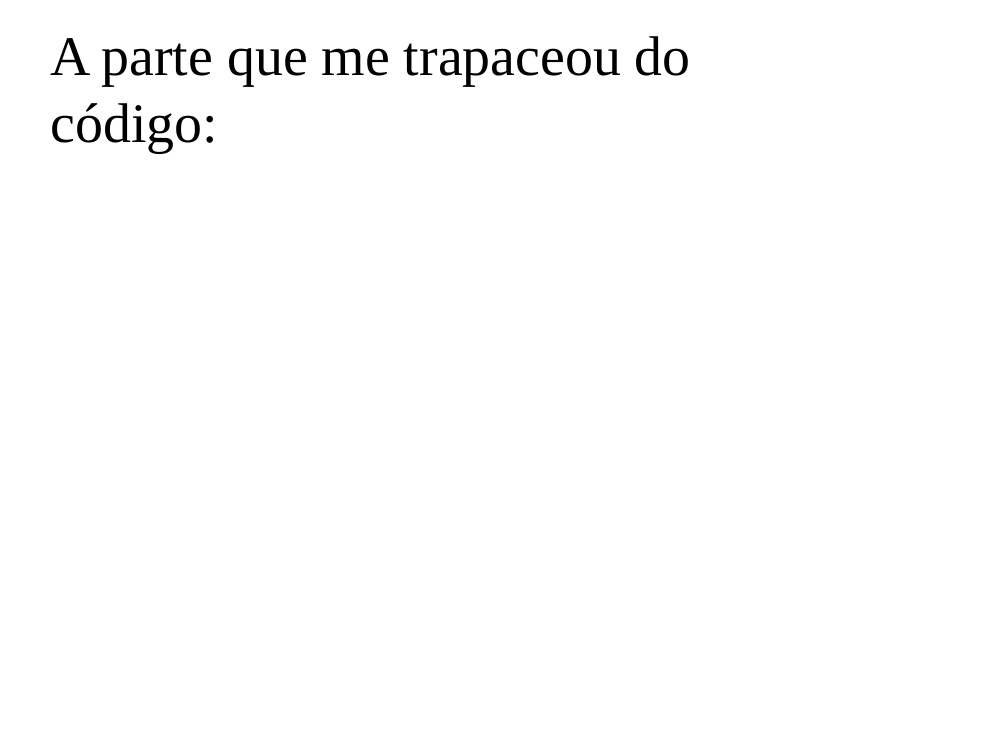
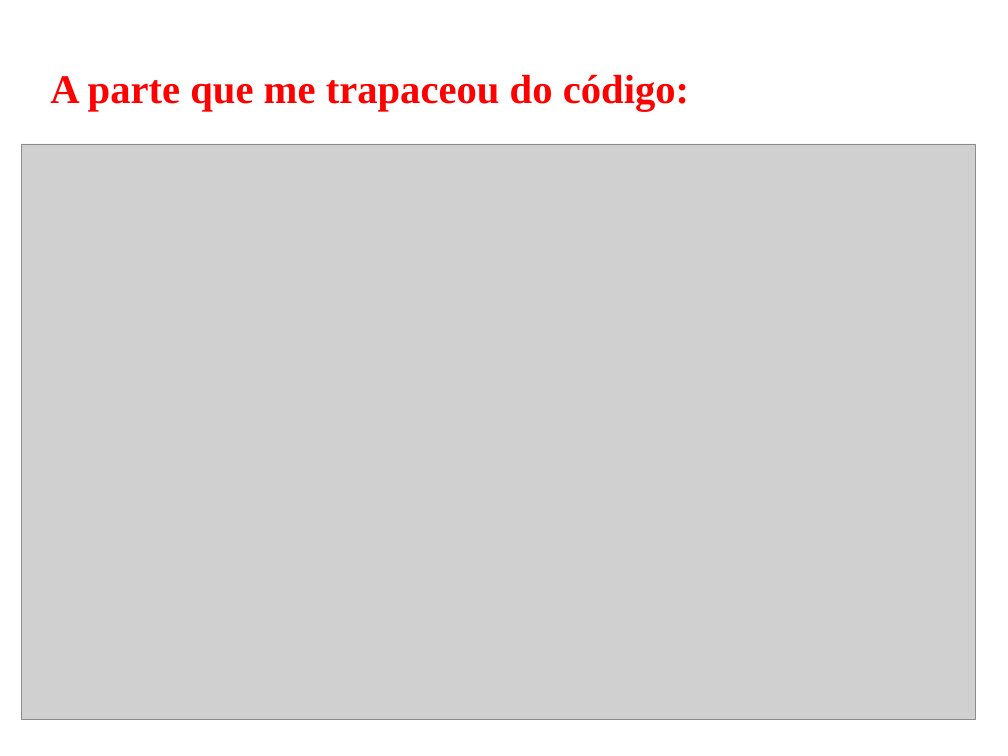
Before and after one commit to claudiosa/CCS, a slide deck: slide 8 of picat/YOUTUBE_Racha_Cuca/slides_racha_cuca.odp. Drawn at 1008x756 pixels with LibreOffice and Linux fonts; fonts in the diff are those of the drawing; grey boxes stand for pictures; background and template pictures are left out. Boxes give left, top, right and bottom in pixels: in the first picture for what was removed or moved away, otherwise in the second. Text is boxed around its words. In the diff, an @@ line names an element or a change of style, - is before the commit and + after.

```diff
--- a/picat/YOUTUBE_Racha_Cuca/slides_racha_cuca.odp
+++ b/picat/YOUTUBE_Racha_Cuca/slides_racha_cuca.odp
@@ title "A parte que me trapaceou ..." at [50,74,689,111]: size 44 to 32 pt, text colour #000000 to #FF0000, bold on @@
@@ picture added at [22,144,976,720] @@
```
Also in this commit, not shown: 4 other slides changed, 3 slides added, 2 slides removed, 6 other files.
